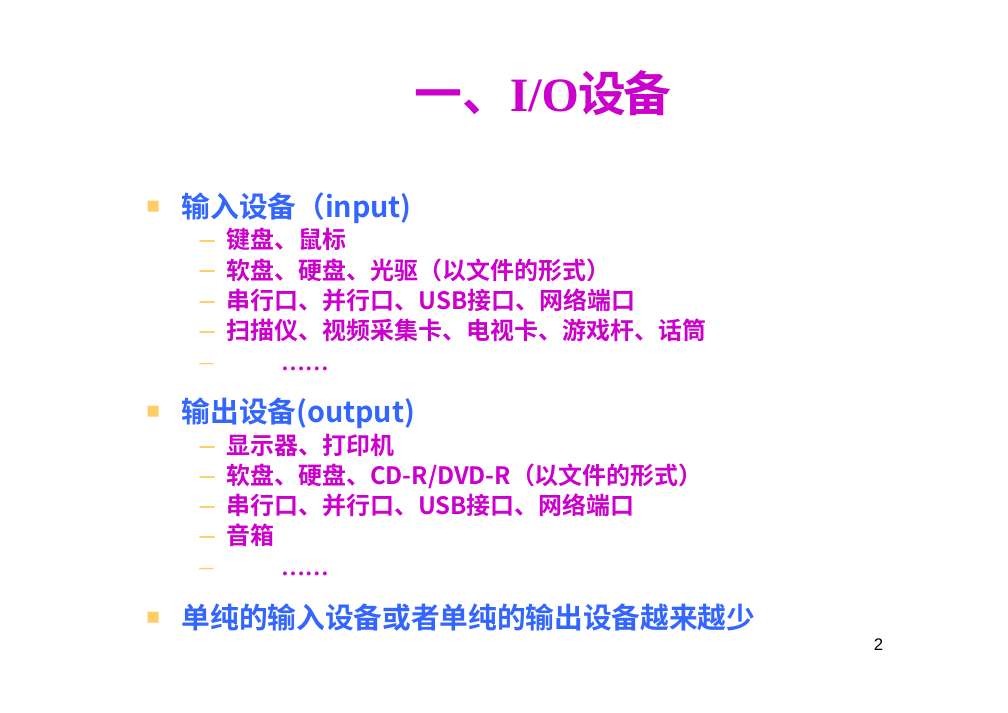
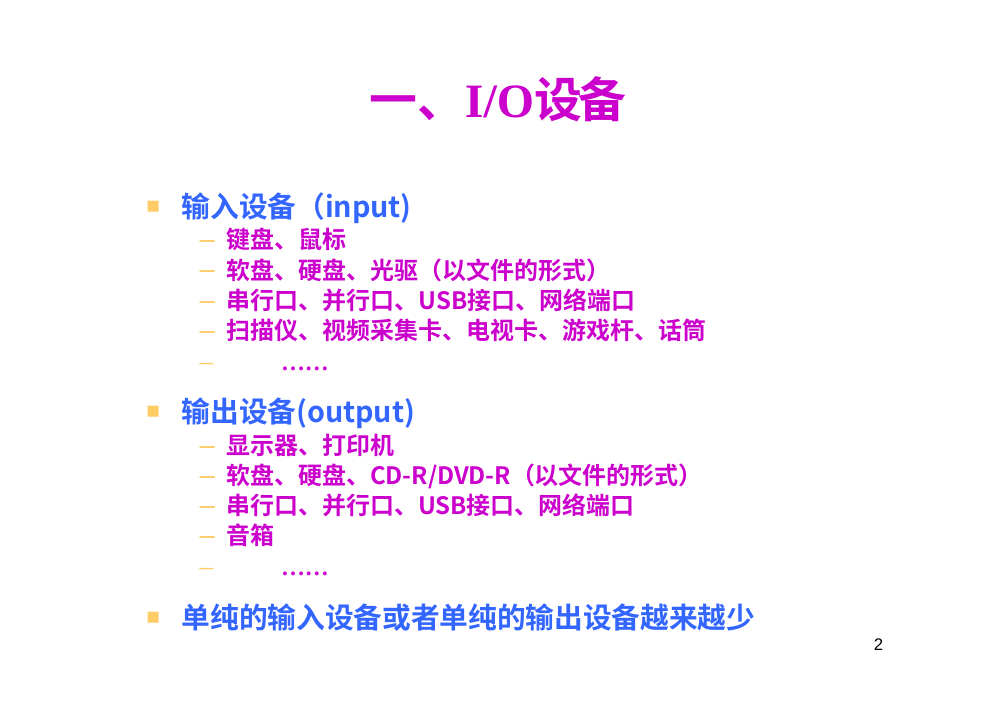
Before and after one commit to wanghaoming1968/C-How-to-program, a slide deck: slide 2 of PPT/C语言大学教程-第11章-文件操作.pptx. Drawn at 1008x713 pixels with LibreOffice and Linux fonts; fonts in the diff are those of the drawing. Boxes give left, top, right and bottom in pixels: in the first picture for what was removed or moved away, otherwise in the second. Text is boxed around its words. In the diff, an @@ line names an element or a change of style, - is before the commit and + after.

```diff
--- a/PPT/C语言大学教程-第11章-文件操作.pptx
+++ b/PPT/C语言大学教程-第11章-文件操作.pptx
@@ title "一、I/O设备": place and size @@
-title "一、I/O设备" at bbox=[414, 70, 671, 116]
+title "一、I/O设备" at bbox=[369, 76, 626, 122]
```
Also in this commit, not shown: 1 other slide changed, 1 other file.
